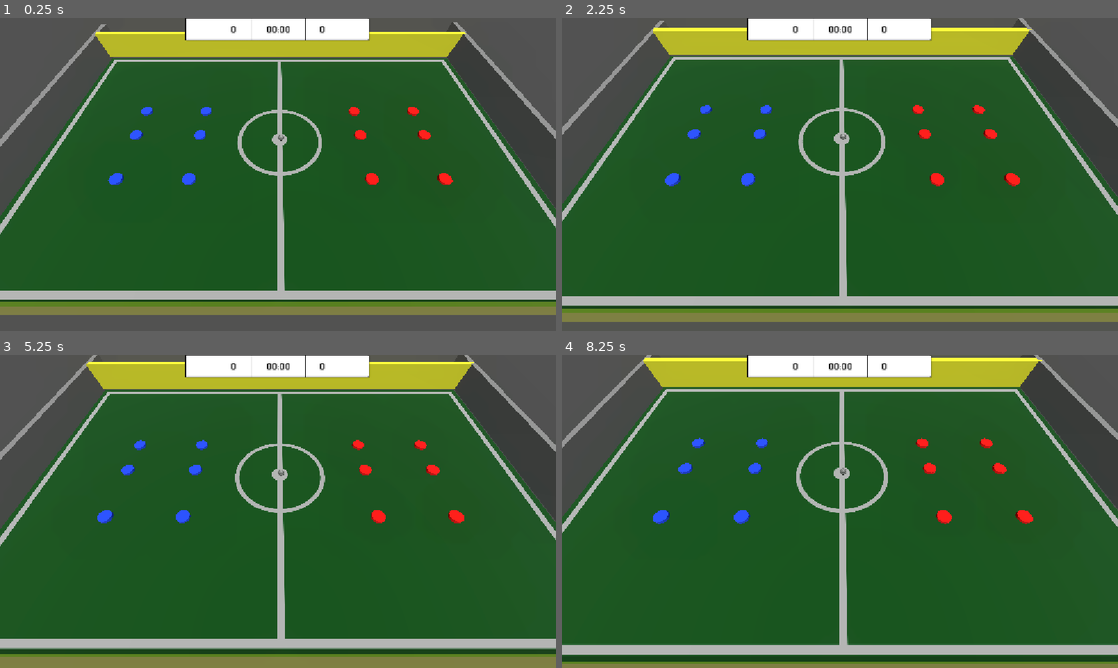
Above: before the commit, frames 1-4 (two rows, left to right).
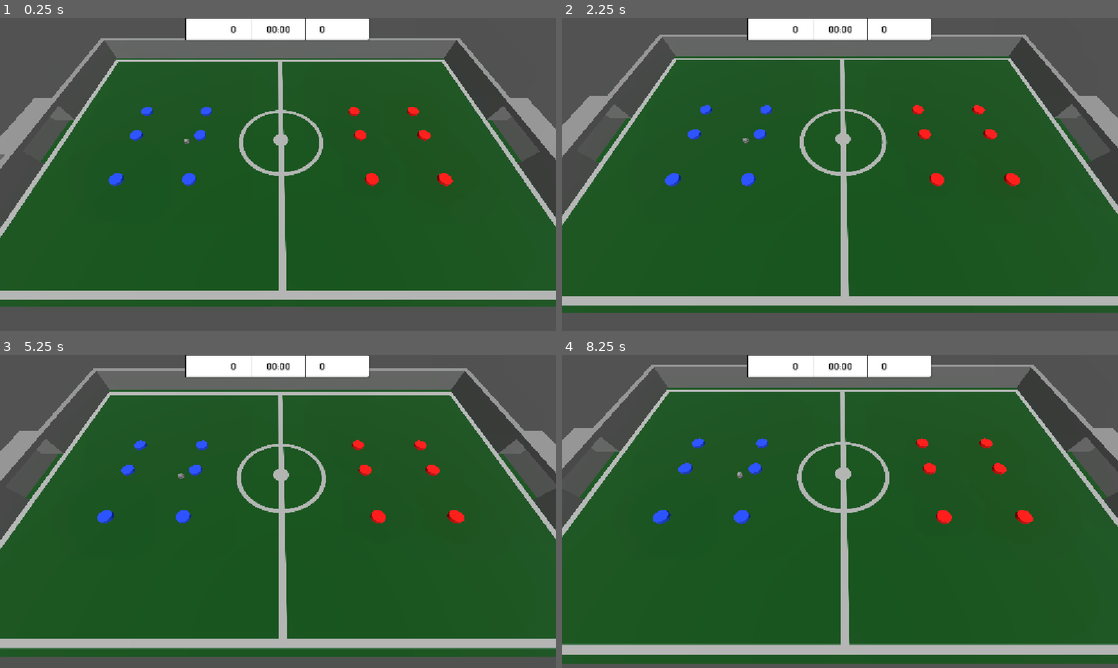
Above: after the commit, the same moments.

Repository: NevenIlincic/Disky_Football
Game: Godot game, scene res://Scenes/Test_Scene.tscn
Same seed, same stepped clock (60 frames per second), same inputs: the game is played once before the commit and once after it.
Inputs (mouse positions are in pixels of both pictures, inside the frame that each line leads up to):
- Up to frame 1 (0.25 s): no input
- Up to frame 2 (2.25 s): tap Enter at 0.5, 2 s; move the mouse to (962, 158) at 0.52 s; hold Right mouse button (camera_drag) 0.53-1.25 s; click (962, 158) at 0.67 s; tap Space at 1.25 s; drag from (728, 190) to (812, 237) at 1.27 s; move the mouse to (895, 105) at 2.02 s; tap Mouse wheel up (zoom_in) at 2.1 s; click (895, 105) at 2.17 s
- Up to frame 3 (5.25 s): tap Space at 2.75, 4.25 s; drag from (250, 574) to (111, 464) at 2.77 s; tap Enter at 3.5 s; move the mouse to (444, 558) at 3.52 s; hold Right mouse button (camera_drag) 3.53-4.25 s; click (444, 558) at 3.67 s; drag from (111, 464) to (194, 433) at 4.27 s; move the mouse to (305, 511) at 5.02 s; tap Mouse wheel up (zoom_in) at 5.1 s; click (305, 511) at 5.17 s
- Up to frame 4 (8.25 s): drag from (756, 433) to (728, 527) at 5.77 s; move the mouse to (962, 495) at 6.52 s; hold Right mouse button (camera_drag) 6.53-7.25 s; click (962, 495) at 6.67 s; drag from (728, 527) to (812, 574) at 7.27 s; move the mouse to (895, 442) at 8.02 s; tap Mouse wheel up (zoom_in) at 8.1 s; click (895, 442) at 8.17 s

The runs differ from the first frame. In frame 1, 12% of the frame differs, in the area x 0-100%, y 1-95%; in frame 2, 13%; in frame 3, 13%, in the area x 0-100%, y 0-100%; in frame 4, 10%.

Commit message:
[FIX] Goal

Diff:
--- /dev/null
+++ b/Scenes/Goal/Goal.tscn
@@ -0,0 +1,75 @@
+[gd_scene format=3 uid="uid://cctmr66sccguo"]
+
+[ext_resource type="Script" uid="uid://c8ycwb627f3bo" path="res://Scenes/Goal/goal.gd" id="1_duylk"]
+
+[sub_resource type="BoxMesh" id="BoxMesh_06txj"]
+size = Vector3(0.25, 1, 1)
+
+[sub_resource type="BoxMesh" id="BoxMesh_jjc5n"]
+size = Vector3(3, 0.2, 1)
+
+[sub_resource type="BoxShape3D" id="BoxShape3D_06txj"]
+size = Vector3(3, 1, 1)
+
+[sub_resource type="StandardMaterial3D" id="StandardMaterial3D_moqms"]
+vertex_color_use_as_albedo = true
+albedo_color = Color(0.26666668, 0.11764706, 1, 1)
+
+[sub_resource type="BoxMesh" id="BoxMesh_fhwqp"]
+material = SubResource("StandardMaterial3D_moqms")
+size = Vector3(3, 1, 1)
+
+[sub_resource type="BoxShape3D" id="BoxShape3D_jjc5n"]
+size = Vector3(3, 1, 1)
+
+[sub_resource type="BoxShape3D" id="BoxShape3D_fhwqp"]
+size = Vector3(3, 20, 1)
+
+[sub_resource type="BoxShape3D" id="BoxShape3D_moqms"]
+size = Vector3(0.25, 1, 1)
+
+[sub_resource type="BoxShape3D" id="BoxShape3D_cl7co"]
+size = Vector3(0.25, 1, 1)
+
+[node name="Goal" type="StaticBody3D" unique_id=455571177]
+script = ExtResource("1_duylk")
+
+[node name="Left_Goalpost" type="MeshInstance3D" parent="." unique_id=220726475]
+transform = Transform3D(1, 0, 0, 0, 1, 0, 0, 0, 1, -1.3714855, 0.7689913, 0)
+mesh = SubResource("BoxMesh_06txj")
+
+[node name="Right_Goal_Post" type="MeshInstance3D" parent="." unique_id=913832651]
+transform = Transform3D(1, 0, 0, 0, 1, 0, 0, 0, 1, 1.3705926, 0.7689913, 0)
+mesh = SubResource("BoxMesh_06txj")
+
+[node name="Crossbar" type="MeshInstance3D" parent="." unique_id=1641058070]
+transform = Transform3D(1, 0, 0, 0, 1, 0, 0, 0, 1, 0, 1.2, 0)
+mesh = SubResource("BoxMesh_jjc5n")
+
+[node name="Behind_Collision_Box" type="CollisionShape3D" parent="." unique_id=555859878]
+transform = Transform3D(1, 0, 0, 0, 1, 0, 0, 0, 1, 0, 0.802, -1)
+shape = SubResource("BoxShape3D_06txj")
+
+[node name="Goal_Detection_Area" type="Area3D" parent="." unique_id=2057143544]
+transform = Transform3D(1, 0, 0, 0, 1, 0, 0, 0, 1, 0, 0.643063, -0.2)
+
+[node name="MeshInstance3D" type="MeshInstance3D" parent="Goal_Detection_Area" unique_id=1252878322]
+visible = false
+mesh = SubResource("BoxMesh_fhwqp")
+
+[node name="CollisionShape3D" type="CollisionShape3D" parent="Goal_Detection_Area" unique_id=598525609]
+shape = SubResource("BoxShape3D_jjc5n")
+
+[node name="Above_Collision_Box" type="CollisionShape3D" parent="." unique_id=1158198863]
+transform = Transform3D(1, 0, 0, 0, 1, 0, 0, 0, 1, 0, 11.1, -0.005)
+shape = SubResource("BoxShape3D_fhwqp")
+
+[node name="Left_Collision_Box" type="CollisionShape3D" parent="." unique_id=720890245]
+transform = Transform3D(1, 0, 0, 0, 1, 0, 0, 0, 1, -1.371, 0.769, 0)
+shape = SubResource("BoxShape3D_moqms")
+
+[node name="Right_Collision_Box" type="CollisionShape3D" parent="." unique_id=392417307]
+transform = Transform3D(1, 0, 0, 0, 1, 0, 0, 0, 1, 1.371, 0.769, 0)
+shape = SubResource("BoxShape3D_cl7co")
+
+[connection signal="body_entered" from="Goal_Detection_Area" to="." method="_on_goal_detection_area_body_entered"]
--- /dev/null
+++ b/Scenes/Goal/goal.gd
@@ -0,0 +1,21 @@
+class_name Goal extends StaticBody3D
+
+signal goal_scored(goal_owner: GoalOwner)
+
+enum GoalOwner{
+	ME,
+	ENEMY
+}
+
+var is_scored: bool = false
+@export var goal_owner: GoalOwner = GoalOwner.ME
+
+func reset_entity():
+	is_scored = false
+
+
+func _on_goal_detection_area_body_entered(body: Node3D) -> void:
+	if body is Ball:
+		if not is_scored:
+			is_scored = true
+			goal_scored.emit(goal_owner)
--- a/Scenes/Test_Scene.tscn
+++ b/Scenes/Test_Scene.tscn
@@ -19,6 +19,7 @@
 [ext_resource type="Texture2D" uid="uid://cpq3i66b8oi32" path="res://Sprites/Buttons/Move_Button/Move_Button_2_Disabled.png" id="11_ebsyv"]
 [ext_resource type="Texture2D" uid="uid://blf2thx2aysjj" path="res://Sprites/Scoreboard/Scoreboard_2.png" id="14_513u8"]
 [ext_resource type="PackedScene" uid="uid://drhkcd78218ty" path="res://Scenes/Enemy/Enemy.tscn" id="19_kw30y"]
+[ext_resource type="PackedScene" uid="uid://cctmr66sccguo" path="res://Scenes/Goal/Goal.tscn" id="20_518se"]
 
 [sub_resource type="Environment" id="Environment_q455q"]
 background_mode = 3
@@ -50,12 +51,8 @@
 material = SubResource("StandardMaterial3D_h54ih")
 size = Vector2(80, 50)
 
-[sub_resource type="StandardMaterial3D" id="StandardMaterial3D_argnq"]
-albedo_color = Color(1, 1, 0.1764706, 1)
-
 [sub_resource type="BoxMesh" id="BoxMesh_s8jax"]
-material = SubResource("StandardMaterial3D_argnq")
-size = Vector3(80, 5, 1)
+size = Vector3(80.23, 5, 1)
 
 [sub_resource type="BoxShape3D" id="BoxShape3D_s8jax"]
 size = Vector3(80, 25, 1)
@@ -75,16 +72,28 @@
 size = Vector3(80, 1, 60)
 
 [sub_resource type="BoxMesh" id="BoxMesh_06txj"]
-size = Vector3(1, 5, 60)
+size = Vector3(1, 5, 19)
 
 [sub_resource type="BoxShape3D" id="BoxShape3D_jjc5n"]
-size = Vector3(1, 25, 60)
+size = Vector3(1, 20, 18)
+
+[sub_resource type="BoxMesh" id="BoxMesh_cl7co"]
+size = Vector3(1, 5, 19.5)
+
+[sub_resource type="BoxShape3D" id="BoxShape3D_cl7co"]
+size = Vector3(1, 20, 19)
 
 [sub_resource type="BoxMesh" id="BoxMesh_jjc5n"]
-size = Vector3(1, 5, 60)
+size = Vector3(1, 5, 19)
 
 [sub_resource type="BoxShape3D" id="BoxShape3D_fhwqp"]
-size = Vector3(1, 25.45459, 60)
+size = Vector3(1, 20, 18)
+
+[sub_resource type="BoxMesh" id="BoxMesh_moqms"]
+size = Vector3(1, 5, 19.5)
+
+[sub_resource type="BoxShape3D" id="BoxShape3D_moqms"]
+size = Vector3(1, 20, 19)
 
 [sub_resource type="Curve" id="Curve_jq7r5"]
 _data = [Vector2(0.06451613, 1), 0.0, 0.0, 0, 0, Vector2(1, 0), 0.0, 0.0, 0, 0]
@@ -121,9 +130,6 @@
 [sub_resource type="QuadMesh" id="QuadMesh_8c5ma"]
 material = SubResource("StandardMaterial3D_jjc5n")
 orientation = 1
-
-[sub_resource type="BoxShape3D" id="BoxShape3D_moqms"]
-size = Vector3(25, 1, 25)
 
 [sub_resource type="BoxMesh" id="BoxMesh_fhwqp"]
 
@@ -259,7 +265,7 @@
 [node name="Field" type="Node3D" parent="." unique_id=1493409086]
 
 [node name="Ball" parent="Field" unique_id=1734501864 instance=ExtResource("7_mykrp")]
-transform = Transform3D(1, 0, 0, 0, 1, 0, 0, 0, 1, -14.44498, 0.5592249, 0.8023712)
+transform = Transform3D(1, 0, 0, 0, 1, 0, 0, 0, 1, -16.392437, 0.5592249, 0.8023712)
 
 [node name="Player2" parent="Field" unique_id=1067493788 instance=ExtResource("6_jq7r5")]
 transform = Transform3D(1, 0, 0, 0, 1, 0, 0, 0, 1, 6.3827057, 0.25, -0.3622365)
@@ -275,7 +281,6 @@
 shape = SubResource("WorldBoundaryShape3D_jjc5n")
 
 [node name="MeshInstance3D" type="MeshInstance3D" parent="Field/Floor" unique_id=453124518]
-transform = Transform3D(1, 0, 0, 0, 1, 0, 0, 0, 1, -0.21115494, 0.091033936, 0.0022411346)
 mesh = SubResource("PlaneMesh_jjc5n")
 
 [node name="Wall" type="StaticBody3D" parent="Field" unique_id=312517496]
@@ -283,7 +288,7 @@
 input_ray_pickable = false
 
 [node name="MeshInstance3D" type="MeshInstance3D" parent="Field/Wall" unique_id=808762756]
-transform = Transform3D(1, 0, 0, 0, 1, 0, 0, 0, 1, 0, -2, -7)
+transform = Transform3D(1, 0, 0, 0, 1, 0, 0, 0, 1, 0, -3.38, -7.44)
 mesh = SubResource("BoxMesh_s8jax")
 
 [node name="CollisionShape3D" type="CollisionShape3D" parent="Field/Wall" unique_id=101822466]
@@ -296,6 +301,7 @@
 
 [node name="MeshInstance3D" type="MeshInstance3D" parent="Field/Wall_2" unique_id=268217412]
 transform = Transform3D(1, 0, 0, 0, 1, 0, 0, 0, 1, 0, -2.9632673, 13.670426)
+visible = false
 mesh = SubResource("BoxMesh_v6i7x")
 
 [node name="CollisionShape3D" type="CollisionShape3D" parent="Field/Wall_2" unique_id=2030264803]
@@ -310,28 +316,44 @@
 shape = SubResource("BoxShape3D_06txj")
 
 [node name="Vertical_Wall_1" type="StaticBody3D" parent="Field" unique_id=1687956656]
-transform = Transform3D(1, 0, 0, 0, 1, 0, 0, 0, 1, 39.832928, 0, 0)
+transform = Transform3D(1, 0, 0, 0, 1, 0, 0, 0, 1, 40.613, 0, 0)
 input_ray_pickable = false
 
 [node name="MeshInstance3D" type="MeshInstance3D" parent="Field/Vertical_Wall_1" unique_id=916054505]
-transform = Transform3D(1, 0, 0, 0, 1, 0, 0, 0, 1, 0, 3, 0)
+transform = Transform3D(1, 0, 0, 0, 1, 0, 0, 0, 1, -1, 1.62, 15.523)
 mesh = SubResource("BoxMesh_06txj")
 
-[node name="CollisionShape3D" type="CollisionShape3D" parent="Field/Vertical_Wall_1" unique_id=83038642]
-transform = Transform3D(1, 0, 0, 0, 1, 0, 0, 0, 1, 0, 12.480252, 0)
+[node name="Closer_Collision_Box" type="CollisionShape3D" parent="Field/Vertical_Wall_1" unique_id=83038642]
+transform = Transform3D(1, 0, 0, 0, 1, 0, 0, 0, 1, -1, 9.403, 15)
 shape = SubResource("BoxShape3D_jjc5n")
 
+[node name="MeshInstance3D2" type="MeshInstance3D" parent="Field/Vertical_Wall_1" unique_id=964739560]
+transform = Transform3D(1, 0, 0, 0, 1, 0, 0, 0, 1, -1, 1.62, -15.376)
+mesh = SubResource("BoxMesh_cl7co")
+
+[node name="Further_Collision_Box" type="CollisionShape3D" parent="Field/Vertical_Wall_1" unique_id=1421933821]
+transform = Transform3D(1, 0, 0, 0, 1, 0, 0, 0, 1, -1, 9.403, -15.374)
+shape = SubResource("BoxShape3D_cl7co")
+
 [node name="Vertical_Wall_2" type="StaticBody3D" parent="Field" unique_id=866525442]
-transform = Transform3D(1, 0, 0, 0, 1, 0, 0, 0, 1, -40.62684, 0, 0)
-input_ray_pickable = false
-
-[node name="MeshInstance3D" type="MeshInstance3D" parent="Field/Vertical_Wall_2" unique_id=683238141]
-transform = Transform3D(1, 0, 0, 0, 1, 0, 0, 0, 1, 0, 2.5758786, 0)
+transform = Transform3D(1, 0, 0, 0, 1, 0, 0, 0, 1, -40.61259, 0, 0)
+input_ray_pickable = false
+
+[node name="Left_Wall" type="MeshInstance3D" parent="Field/Vertical_Wall_2" unique_id=683238141]
+transform = Transform3D(1, 0, 0, 0, 1, 0, 0, 0, 1, 1, 1.62, 15.523)
 mesh = SubResource("BoxMesh_jjc5n")
 
-[node name="CollisionShape3D" type="CollisionShape3D" parent="Field/Vertical_Wall_2" unique_id=918448713]
-transform = Transform3D(1, 0, 0, 0, 1, 0, 0, 0, 1, 0, 12.772705, 0)
+[node name="Closer_Collision_Box" type="CollisionShape3D" parent="Field/Vertical_Wall_2" unique_id=918448713]
+transform = Transform3D(1, 0, 0, 0, 1, 0, 0, 0, 1, 1, 9.403, 15)
 shape = SubResource("BoxShape3D_fhwqp")
+
+[node name="Right_Wall" type="MeshInstance3D" parent="Field/Vertical_Wall_2" unique_id=1080963679]
+transform = Transform3D(1, 0, 0, 0, 1, 0, 0, 0, 1, 1, 1.62, -15.376)
+mesh = SubResource("BoxMesh_moqms")
+
+[node name="Further_Collision_Box" type="CollisionShape3D" parent="Field/Vertical_Wall_2" unique_id=533292015]
+transform = Transform3D(1, 0, 0, 0, 1, 0, 0, 0, 1, 1, 9.403, -15.373857)
+shape = SubResource("BoxShape3D_moqms")
 
 [node name="Wave_Effect" type="GPUParticles3D" parent="Field" unique_id=2093427939]
 transform = Transform3D(1, 0, 0, 0, 1, 0, 0, 0, 1, 0, 3.4084432, -0.71547604)
@@ -376,19 +398,12 @@
 [node name="Ball_Spawn_Position" type="Marker3D" parent="Field" unique_id=151517408]
 transform = Transform3D(1, 0, 0, 0, 1, 0, 0, 0, 1, 0, 0.72427344, 0)
 
-[node name="Enemy_Goal_Area" type="Area3D" parent="Field" unique_id=2134216025]
-transform = Transform3D(1, 0, 0, 0, 1, 0, 0, 0, 1, -32.679996, 0.9903586, 6.5155277)
-input_ray_pickable = false
-
-[node name="CollisionShape3D" type="CollisionShape3D" parent="Field/Enemy_Goal_Area" unique_id=1736844605]
-shape = SubResource("BoxShape3D_moqms")
-
-[node name="My_Goal_Area" type="Area3D" parent="Field" unique_id=755957837]
-transform = Transform3D(1, 0, 0, 0, 1, 0, 0, 0, 1, 32.176174, 0.9903586, 6.5155277)
-input_ray_pickable = false
-
-[node name="CollisionShape3D" type="CollisionShape3D" parent="Field/My_Goal_Area" unique_id=1307680466]
-shape = SubResource("BoxShape3D_moqms")
+[node name="My_Goal" parent="Field" unique_id=455571177 instance=ExtResource("20_518se")]
+transform = Transform3D(-1.7484555e-07, 0, 4, 0, 4, 0, -4, 0, -1.7484555e-07, -41.11, -1.077, 0.085)
+
+[node name="Enemy_Goal" parent="Field" unique_id=88894562 instance=ExtResource("20_518se")]
+transform = Transform3D(-1.7484555e-07, 0, -4, 0, 4, 0, 4, 0, -1.7484555e-07, 41.11, -1.077, 0.085)
+goal_owner = 1
 
 [node name="My_Formation_3-3" type="Node3D" parent="." unique_id=325232636]
 
@@ -476,5 +491,3 @@
 
 [connection signal="toggled" from="HUD/Control/Buttons/Kick_Button" to="." method="_on_kick_button_toggled"]
 [connection signal="toggled" from="HUD/Control/Buttons/Move_Player_Button" to="." method="_on_move_player_button_toggled"]
-[connection signal="body_entered" from="Field/Enemy_Goal_Area" to="." method="_on_enemy_goal_area_body_entered"]
-[connection signal="body_entered" from="Field/My_Goal_Area" to="." method="_on_my_goal_area_body_entered"]
--- a/Scenes/test_scene.gd
+++ b/Scenes/test_scene.gd
@@ -52,6 +52,9 @@
 @onready var my_score_label: Label = $HUD/Control/Scoreboard/My_Score_Label
 @onready var enemy_score_label: Label = $HUD/Control/Scoreboard/Enemy_Score_Label
 
+@onready var my_goal: Goal = $Field/My_Goal
+@onready var enemy_goal: Goal = $Field/Enemy_Goal
+
 func _unhandled_input(event: InputEvent) -> void:
 	if Input.is_action_just_pressed("drag"):
 		if selected_player and (selected_player.is_moving or selected_player.is_shooting):
@@ -72,12 +75,16 @@
 	for enemy: Enemy in enemies:
 		enemy.respawn_entity()
 	ball.respawn_entity()
+	my_goal.reset_entity()
+	enemy_goal.reset_entity()
 	await get_tree().physics_frame
 
 	if not is_my_turn:
 		await get_tree().create_timer(1.0).timeout
 		has_game_started = true
 		handle_enemy_turn()
+	else:
+		has_game_started = true
 
 func spawn_players():
 	for my_spawn_point in get_tree().get_nodes_in_group("my_spawn_point"):
@@ -96,12 +103,15 @@
 		enemies[i].spawn_position = enemy_spawn_position
 
 	var ball_spawn_position: Vector3 = ball_spawn_position.global_position
-	ball.global_position = ball_spawn_position
+	#ball.global_position = ball_spawn_position
 	ball.spawn_position = ball_spawn_position
 
 	has_game_started = true
 
 func _ready() -> void:
+	my_goal.goal_scored.connect(_on_goal_scored)
+	enemy_goal.goal_scored.connect(_on_goal_scored)
+
 	ball.finished_move.connect(_on_ball_finished_move)
 	ball.continued_move.connect(_on_ball_continued_move)
 
@@ -119,6 +129,8 @@
 		enemy.finished_move.connect(_on_enemy_finished_move)
 		enemy.continued_move.connect(_on_enemy_continued_move)
 		num_enemies += 1
+
+
 
 	spawn_players()
 func _on_enemy_continued_move(enemy: Enemy):
@@ -158,11 +170,6 @@
 
 func _on_player_finished_move(player: Player):
 	_on_move_finished()
-	#elements_in_action -= 1
-#
-	#if elements_in_action <= 0 and is_action:
-		#is_action = false
-		#_reset_elements_in_action()
 
 func _process(delta: float) -> void:
 	if is_action and has_game_started:
@@ -196,7 +203,6 @@
 		power_bar.value = drag_distance_length / 3.0
 	else:
 		power_bar.value = 0.0
-
 
 func calculate_drag_direction():
 	end_position = get_viewport().get_mouse_position()
@@ -236,7 +242,6 @@
 	selected_player = null
 	is_my_turn = false
 
-
 func _on_player_selected(player: Player):
 	if is_action or not is_my_turn:
 		return
@@ -274,6 +279,7 @@
 func handle_enemy_turn():
 	if not has_game_started:
 		return
+	print("OVDE")
 	var is_ball_in_range: bool = false
 	var closest_enemy_from_ball: Enemy
 	var closest_enemy_distance_from_ball: float = INF
@@ -325,22 +331,23 @@
 			selected_player.set_player_not_moving()
 
 
-func _on_enemy_goal_area_body_entered(body: Node3D) -> void:
-	if body is Ball:
-		enemy_score += 1
-		enemy_score_label.text = str(enemy_score)
-		is_action = false
-		has_game_started = false
-		await get_tree().create_timer(2.0).timeout.connect(reset_entities_position)
-		has_game_started = true
-		is_my_turn = true
-
-
-func _on_my_goal_area_body_entered(body: Node3D) -> void:
-	if body is Ball:
-		my_score += 1
-		my_score_label.text = str(my_score)
-		is_action = false
-		has_game_started = false
-		is_my_turn = false
-		await get_tree().create_timer(2.0).timeout.connect(reset_entities_position)
+func _on_goal_scored(goal_owner: Goal.GoalOwner) -> void:
+	is_action = false
+	has_game_started = false
+	if goal_owner == Goal.GoalOwner.ME:
+		on_enemy_scored()
+	else:
+		on_scored()
+
+	await get_tree().create_timer(2.0).timeout.connect(reset_entities_position)
+	#has_game_started = true
+
+func on_enemy_scored() -> void:
+	enemy_score += 1
+	enemy_score_label.text = str(enemy_score)
+	is_my_turn = true
+
+func on_scored() -> void:
+	my_score += 1
+	my_score_label.text = str(my_score)
+	is_my_turn = false
Not shown, added: Scenes/Goal/goal.gd.uid
